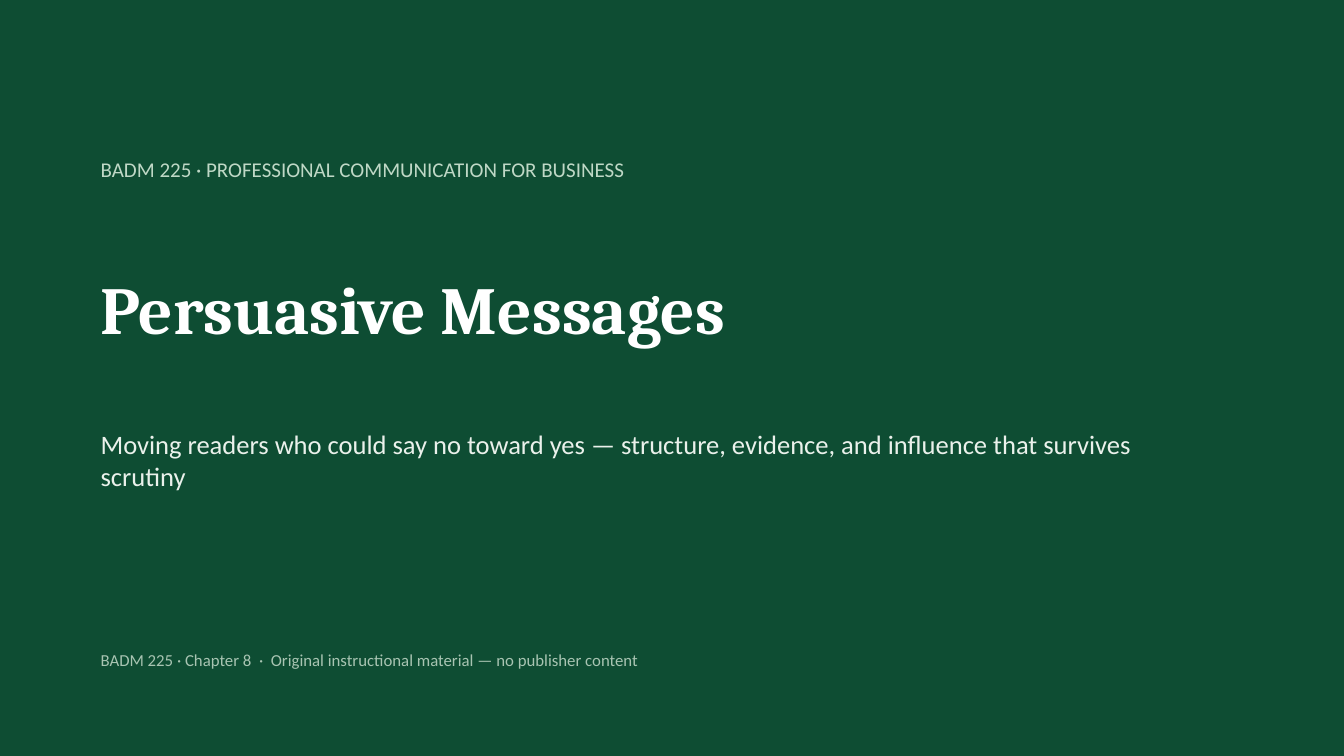
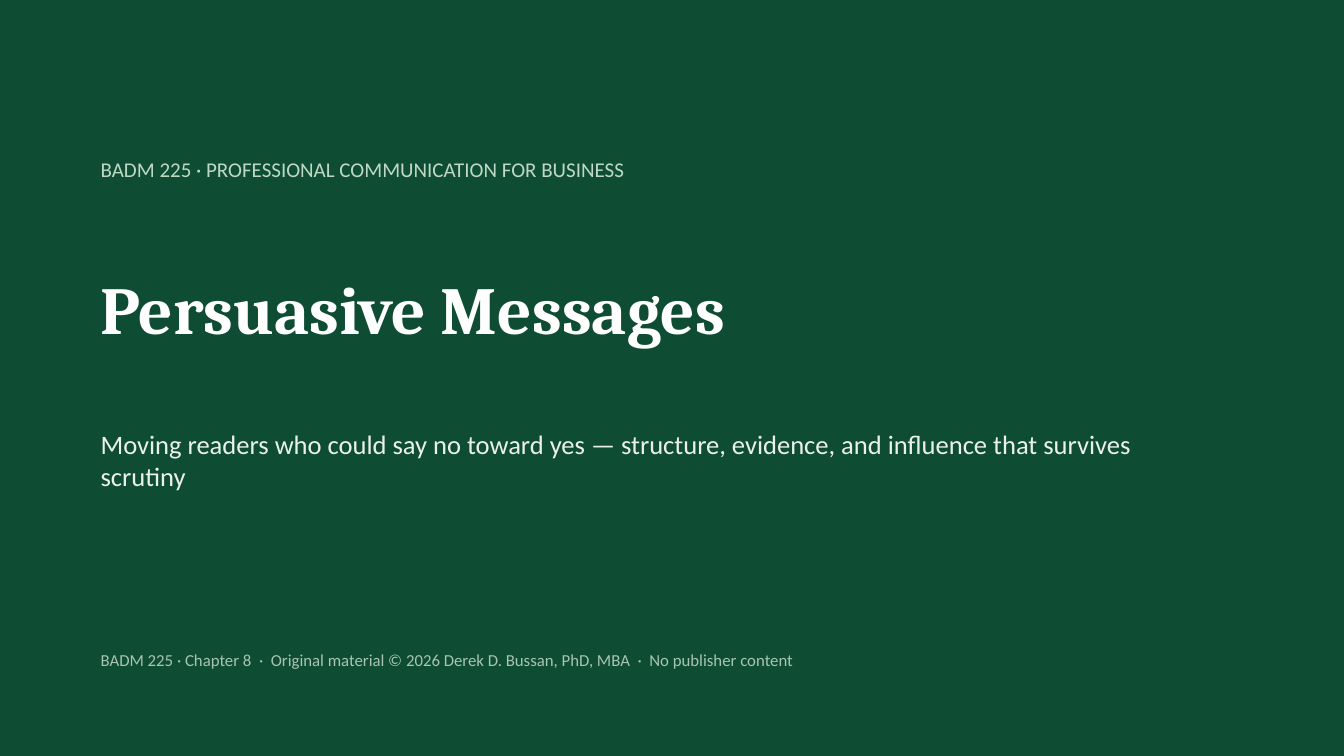
Before and after one commit to dbussan/badm-225, a slide deck: slide 1 of slides/ch08-persuasive-messages.pptx. Drawn at 1344x756 pixels with LibreOffice and Linux fonts; fonts in the diff are those of the drawing. Boxes give left, top, right and bottom in pixels: in the first picture for what was removed or moved away, otherwise in the second. Text is boxed around its words. In the diff, an @@ line names an element or a change of style, - is before the commit and + after.

```diff
--- a/slides/ch08-persuasive-messages.pptx
+++ b/slides/ch08-persuasive-messages.pptx
@@ text at bbox=[101, 654, 793, 669]: text changed @@
-BADM 225 · Chapter 8 · Original instructional material — no publisher content
+BADM 225 · Chapter 8 · Original material © 2026 Derek D. Bussan, PhD, MBA · No publisher content
```
Also in this commit, not shown: 17 other files.
